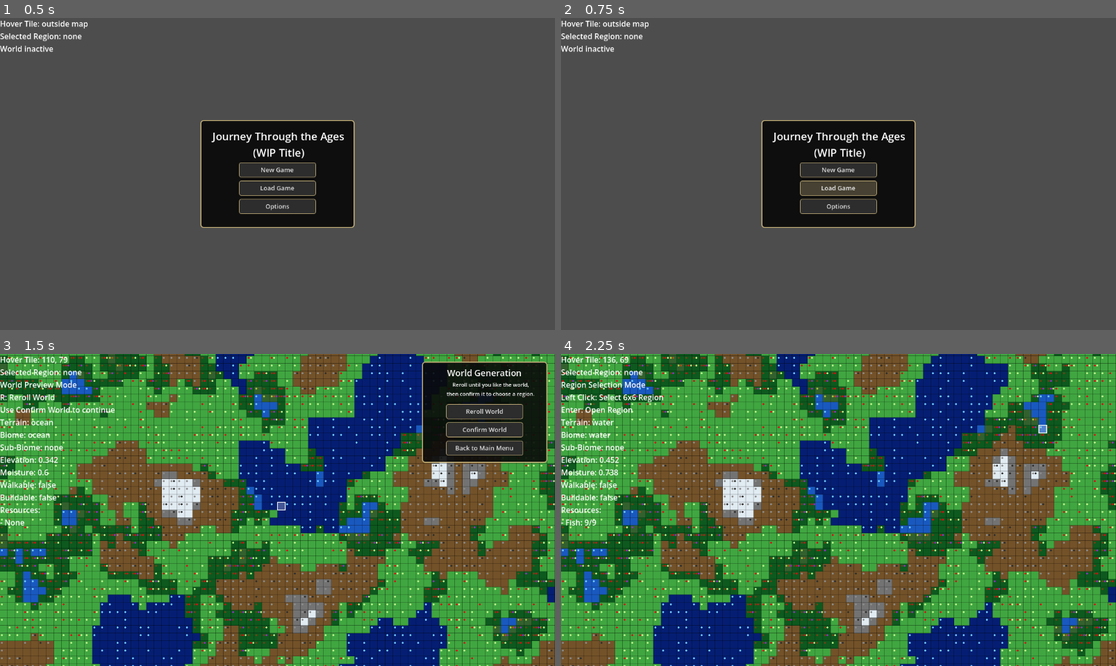
Above: before the commit, frames 1-4 (two rows, left to right).
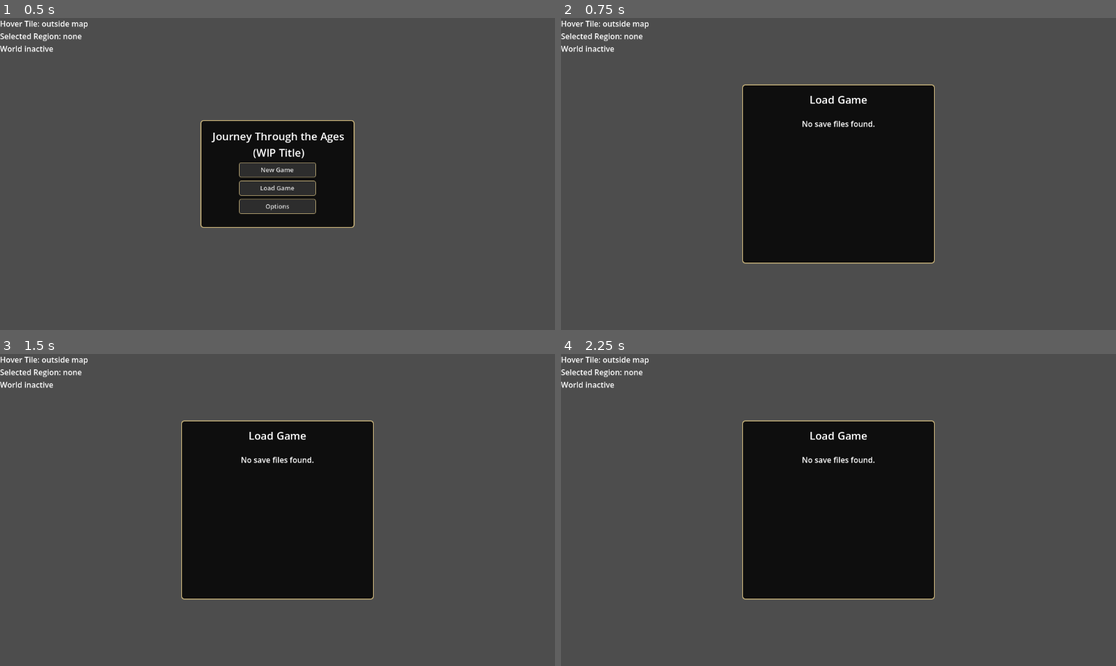
Above: after the commit, the same moments.

Repository: Shaladar79/era-span-sim
Game: Godot game, scene res://scenes/main/Main.tscn
Two runs of this game, one before a commit and one after it. Both use one fixed random seed, a clock stepped at 60 frames per second and the inputs below.
Inputs (mouse positions are in pixels of both pictures, inside the frame that each line leads up to):
- Up to frame 1 (0.5 s): no input
- Up to frame 2 (0.75 s): click "Load Game" at 0.5 s
- Up to frame 3 (1.5 s): click (277, 506) at 1.25 s, where only the run before the commit has a clickable "New Game"
- Up to frame 4 (2.25 s): click (1043, 428) at 2 s, where only the run before the commit has a clickable "Confirm World"

Frame 1 is identical in both runs. In frame 2, 13% of the frame differs, in the area x 32-68%, y 21-79%; in frame 3, 99%; in frame 4, 100%, in the area x 0-100%, y 0-100%.

Commit message:
Add load save selection panel

Diff:
--- a/scripts/main/main.gd
+++ b/scripts/main/main.gd
@@ -102,6 +102,12 @@
 
     if ui.has_signal("pause_return_to_main_requested"):
         ui.connect("pause_return_to_main_requested", Callable(self, "_on_pause_return_to_main_requested"))
+
+    if ui.has_signal("load_save_file_requested"):
+        ui.connect("load_save_file_requested", Callable(self, "_on_load_save_file_requested"))
+
+    if ui.has_signal("load_save_back_requested"):
+        ui.connect("load_save_back_requested", Callable(self, "_on_load_save_back_requested"))
 
 
 func enter_main_menu_mode() -> void:
@@ -511,6 +517,40 @@
 
     print(str(result.get("message", "Loaded save.")))
 
+func show_load_game_selection(opened_from_pause: bool = false) -> void:
+    var save_infos: Array = SaveManager.list_save_file_infos()
+
+    if ui != null and ui.has_method("show_load_game_panel"):
+        ui.call("show_load_game_panel", save_infos, opened_from_pause)
+        return
+
+    print("Load panel is not available. Loading most recent save instead.")
+    load_most_recent_game()
+
+
+func load_save_file(save_file_name: String) -> void:
+    if save_file_name.strip_edges() == "":
+        print("Load failed. Empty save file name.")
+        return
+
+    var save_path: String = SaveManager.get_save_path_from_file_name(save_file_name)
+    var result: Dictionary = SaveManager.read_save_from_path(save_path)
+
+    if not bool(result.get("success", false)):
+        print(str(result.get("message", "Load failed.")))
+        return
+
+    var save_data_variant: Variant = result.get("data", {})
+
+    if typeof(save_data_variant) != TYPE_DICTIONARY:
+        print("Load failed. Save data was not a dictionary.")
+        return
+
+    var save_data: Dictionary = save_data_variant
+    apply_loaded_save_data(save_data)
+
+    print(str(result.get("message", "Loaded save.")))
+
 
 func apply_loaded_save_data(save_data: Dictionary) -> void:
     var region_data_variant: Variant = save_data.get(SaveManager.KEY_REGION_DATA, {})
@@ -545,6 +585,9 @@
 
         if ui.has_method("set_build_ui_enabled"):
             ui.call("set_build_ui_enabled", true)
+
+        if ui.has_method("hide_load_game_panel"):
+            ui.call("hide_load_game_panel")
 
     if world.has_method("deactivate"):
         world.call("deactivate")
@@ -589,7 +632,7 @@
 
 
 func _on_main_menu_load_game_requested() -> void:
-    load_most_recent_game()
+    show_load_game_selection(false)
 
 
 func _on_main_menu_options_requested() -> void:
@@ -629,8 +672,15 @@
 
 
 func _on_pause_load_requested() -> void:
-    load_most_recent_game()
+    show_load_game_selection(true)
 
 
 func _on_pause_return_to_main_requested() -> void:
     enter_main_menu_mode()
+
+func _on_load_save_file_requested(save_file_name: String) -> void:
+    load_save_file(save_file_name)
+
+
+func _on_load_save_back_requested() -> void:
+    pass
--- a/scripts/main/main_ui.gd
+++ b/scripts/main/main_ui.gd
@@ -3,6 +3,9 @@
 signal main_menu_new_game_requested
 signal main_menu_load_game_requested
 signal main_menu_options_requested
+
+signal load_save_file_requested(save_file_name: String)
+signal load_save_back_requested
 
 signal world_preview_reroll_requested
 signal world_preview_confirm_requested
@@ -26,6 +29,9 @@
 var region_start_panel: Panel = null
 var region_name_input: LineEdit = null
 var pause_menu_panel: Panel = null
+
+var load_game_panel: Panel = null
+var load_game_opened_from_pause: bool = false
 
 var generated_build_buttons: Array = []
 var generated_age_buttons: Array = []
@@ -33,6 +39,7 @@
 var generated_world_preview_buttons: Array = []
 var generated_region_start_buttons: Array = []
 var generated_pause_menu_buttons: Array = []
+var generated_load_save_buttons: Array = []
 
 var selected_build_age: String = ""
 var build_ui_enabled: bool = false
@@ -75,7 +82,7 @@
         setup_region_start_panel_layout()
         setup_pause_menu_layout()
         setup_build_ui_layout()
-
+        setup_load_game_panel_layout()
 
 func set_build_ui_enabled(is_enabled: bool) -> void:
     build_ui_enabled = is_enabled
@@ -107,7 +114,7 @@
     hide_region_start_panel()
     hide_pause_menu()
     set_build_ui_enabled(false)
-
+    hide_load_game_panel()
 
 func hide_main_menu() -> void:
     if main_menu_panel != null:
@@ -125,6 +132,7 @@
     hide_region_start_panel()
     hide_pause_menu()
     set_build_ui_enabled(false)
+    hide_load_game_panel()
 
 
 func hide_world_preview_panel() -> void:
@@ -148,6 +156,7 @@
     hide_world_preview_panel()
     hide_pause_menu()
     set_build_ui_enabled(false)
+    hide_load_game_panel()
 
 
 func hide_region_start_panel() -> void:
@@ -163,6 +172,127 @@
         pause_menu_panel.visible = true
 
     hide_build_menu()
+    hide_load_game_panel()
+
+func show_load_game_panel(
+    save_infos: Array,
+    opened_from_pause: bool = false
+) -> void:
+    if load_game_panel == null:
+        setup_load_game_panel()
+
+    load_game_opened_from_pause = opened_from_pause
+    clear_generated_load_save_buttons()
+
+    if load_game_panel != null:
+        load_game_panel.visible = true
+
+    hide_main_menu()
+    hide_world_preview_panel()
+    hide_region_start_panel()
+
+    if not opened_from_pause:
+        hide_pause_menu()
+
+    set_build_ui_enabled(false)
+
+    populate_load_game_panel(save_infos)
+
+
+func hide_load_game_panel() -> void:
+    if load_game_panel != null:
+        load_game_panel.visible = false
+
+    clear_generated_load_save_buttons()
+
+
+func populate_load_game_panel(save_infos: Array) -> void:
+    if load_game_panel == null:
+        return
+
+    clear_generated_load_save_buttons()
+
+    var max_visible_saves: int = 8
+    var visible_count: int = min(save_infos.size(), max_visible_saves)
+
+    if visible_count <= 0:
+        var empty_label := Label.new()
+        empty_label.name = "GeneratedNoSavesLabel"
+        empty_label.text = "No save files found."
+        empty_label.horizontal_alignment = HORIZONTAL_ALIGNMENT_CENTER
+        empty_label.position = Vector2(20, 70)
+        empty_label.size = Vector2(360, 24)
+        empty_label.process_mode = Node.PROCESS_MODE_ALWAYS
+        load_game_panel.add_child(empty_label)
+        generated_load_save_buttons.append(empty_label)
+        return
+
+    for save_index in range(visible_count):
+        var save_info_variant: Variant = save_infos[save_index]
+
+        if typeof(save_info_variant) != TYPE_DICTIONARY:
+            continue
+
+        var save_info: Dictionary = save_info_variant
+        var file_name: String = str(save_info.get("file_name", ""))
+        var modified_time: int = int(save_info.get("modified_time", 0))
+
+        if file_name == "":
+            continue
+
+        var button_label: String = get_save_button_label(file_name, modified_time)
+        var save_button := create_load_save_button(
+            button_label,
+            Vector2(30, 64 + save_index * 32)
+        )
+
+        save_button.pressed.connect(
+            Callable(self, "_on_load_save_file_pressed").bind(file_name)
+        )
+
+        load_game_panel.add_child(save_button)
+        generated_load_save_buttons.append(save_button)
+
+
+func get_save_button_label(file_name: String, modified_time: int) -> String:
+    var clean_name: String = file_name
+
+    if clean_name.ends_with(".json"):
+        clean_name = clean_name.substr(0, clean_name.length() - 5)
+
+    var time_text: String = ""
+
+    if modified_time > 0:
+        var date_dict: Dictionary = Time.get_datetime_dict_from_unix_time(modified_time)
+        time_text = (
+            " | "
+            + str(int(date_dict.get("year", 0)))
+            + "-"
+            + str(int(date_dict.get("month", 0))).pad_zeros(2)
+            + "-"
+            + str(int(date_dict.get("day", 0))).pad_zeros(2)
+            + " "
+            + str(int(date_dict.get("hour", 0))).pad_zeros(2)
+            + ":"
+            + str(int(date_dict.get("minute", 0))).pad_zeros(2)
+        )
+
+    return clean_name + time_text
+
+
+func create_load_save_button(
+    button_text: String,
+    button_position: Vector2
+) -> Button:
+    var button := Button.new()
+    button.text = button_text
+    button.position = button_position
+    button.size = Vector2(340, 26)
+    button.custom_minimum_size = Vector2(340, 26)
+    button.process_mode = Node.PROCESS_MODE_ALWAYS
+    setup_menu_button_theme(button)
+
+    return button
 
 
 func hide_pause_menu() -> void:
@@ -273,6 +403,43 @@
     generated_world_preview_buttons.append(back_button)
 
     setup_world_preview_panel_layout()
+
+func setup_load_game_panel() -> void:
+    if load_game_panel != null:
+        return
+
+    load_game_panel = Panel.new()
+    load_game_panel.name = "GeneratedLoadGamePanel"
+    load_game_panel.visible = false
+    load_game_panel.process_mode = Node.PROCESS_MODE_ALWAYS
+    add_child(load_game_panel)
+
+    var panel_style := StyleBoxFlat.new()
+    panel_style.bg_color = Color(0.04, 0.04, 0.04, 0.94)
+    panel_style.border_color = Color(0.78, 0.70, 0.48, 1.0)
+    panel_style.set_border_width_all(2)
+    panel_style.set_corner_radius_all(6)
+    panel_style.content_margin_left = 12
+    panel_style.content_margin_right = 12
+    panel_style.content_margin_top = 12
+    panel_style.content_margin_bottom = 12
+    load_game_panel.add_theme_stylebox_override("panel", panel_style)
+
+    var title_label := Label.new()
+    title_label.name = "TitleLabel"
+    title_label.text = "Load Game"
+    title_label.horizontal_alignment = HORIZONTAL_ALIGNMENT_CENTER
+    title_label.add_theme_font_size_override("font_size", 22)
+    title_label.position = Vector2(0, 16)
+    title_label.size = Vector2(400, 32)
+    load_game_panel.add_child(title_label)
+
+    var back_button := create_menu_button("Back", Vector2(120, 330))
+    back_button.pressed.connect(_on_load_save_back_pressed)
+    load_game_panel.add_child(back_button)
+    generated_load_save_buttons.append(back_button)
+
+    setup_load_game_panel_layout()
 
 
 func setup_region_start_panel() -> void:
@@ -398,7 +565,7 @@
     generated_pause_menu_buttons.append(main_menu_button)
 
     setup_pause_menu_layout()
-
+    setup_load_game_panel()
 
 func create_menu_button(button_text: String, button_position: Vector2) -> Button:
     var button := Button.new()
@@ -503,6 +670,17 @@
     pause_menu_panel.position = Vector2(
         viewport_size.x * 0.5 - pause_menu_panel.size.x * 0.5,
         viewport_size.y * 0.5 - pause_menu_panel.size.y * 0.5
+    )
+
+func setup_load_game_panel_layout() -> void:
+    if load_game_panel == null:
+        return
+
+    var viewport_size := get_viewport().get_visible_rect().size
+    load_game_panel.size = Vector2(400, 372)
+    load_game_panel.position = Vector2(
+        viewport_size.x * 0.5 - load_game_panel.size.x * 0.5,
+        viewport_size.y * 0.5 - load_game_panel.size.y * 0.5
     )
 
 
@@ -792,6 +970,16 @@
 
     generated_pause_menu_buttons.clear()
 
+func clear_generated_load_save_buttons() -> void:
+    for button_index in range(generated_load_save_buttons.size()):
+        var button_variant: Variant = generated_load_save_buttons[button_index]
+
+        if button_variant is Node:
+            var button_node: Node = button_variant
+            button_node.queue_free()
+
+    generated_load_save_buttons.clear()
+
 
 func get_building_tooltip_text(building_data: Dictionary) -> String:
     var building_name: String = str(building_data.get("name", "Unknown Building"))
@@ -960,3 +1148,17 @@
 
 func _on_pause_return_to_main_pressed() -> void:
     pause_return_to_main_requested.emit()
+
+func _on_load_save_file_pressed(save_file_name: String) -> void:
+    load_save_file_requested.emit(save_file_name)
+
+
+func _on_load_save_back_pressed() -> void:
+    hide_load_game_panel()
+
+    if load_game_opened_from_pause:
+        show_pause_menu()
+    else:
+        show_main_menu()
+
+    load_save_back_requested.emit()
